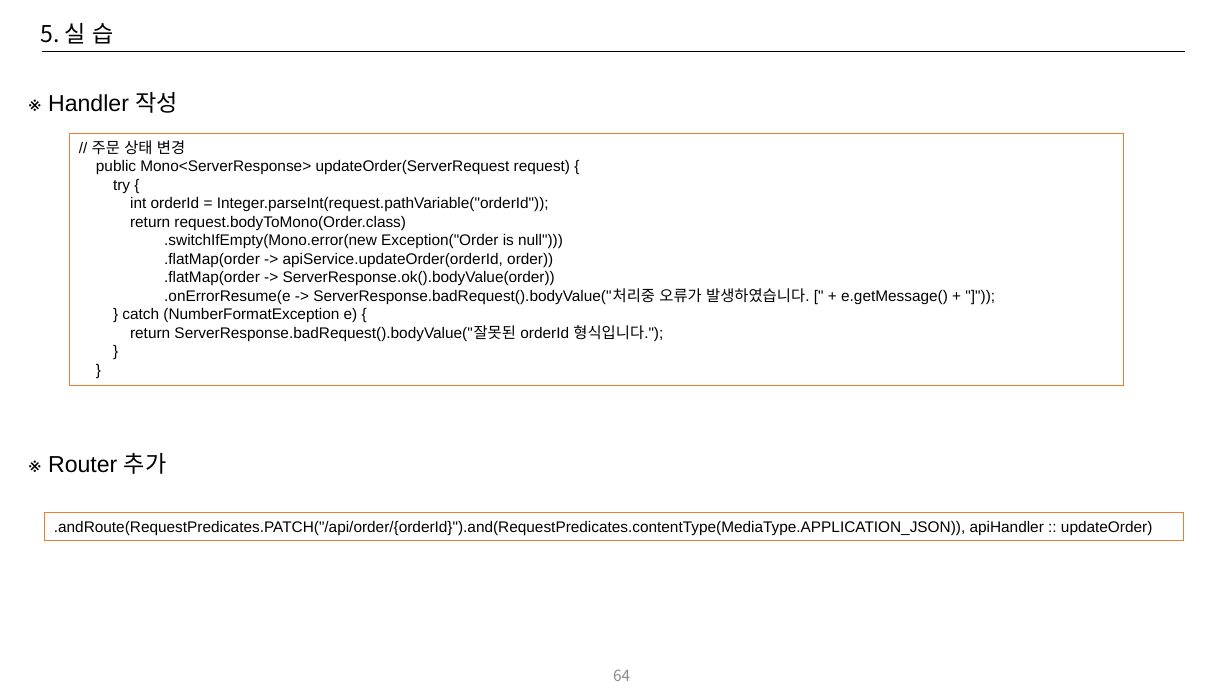
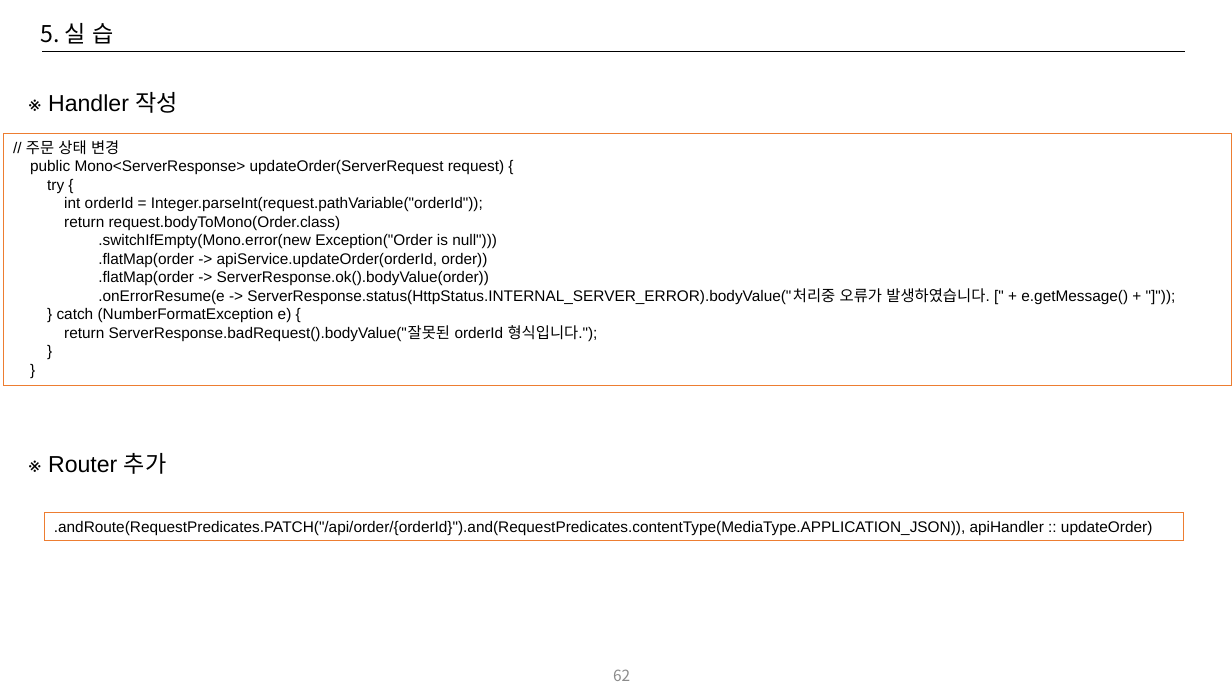
Before and after one commit to CYEOL2/webflux_example, a slide deck: slide 62 of doc/Reactive Programing 교육자료_20250714_v02.pptx (slide 64 before the commit). Drawn at 1232x693 pixels with LibreOffice and Linux fonts; fonts in the diff are those of the drawing. Boxes give left, top, right and bottom in pixels: in the first picture for what was removed or moved away, otherwise in the second. Text is boxed around its words. In the diff, an @@ line names an element or a change of style, - is before the commit and + after.

```diff
--- a/doc/Reactive Programing 교육자료_20250714_v02.pptx
+++ b/doc/Reactive Programing 교육자료_20250714_v02.pptx
@@ rectangle "// 주문 상태 변경" resized from (x1=70, y1=133, x2=1124, y2=385) to (x1=4, y1=133, x2=1232, y2=385) @@
@@ text in rectangle at (x1=98, y1=288, x2=1128, y2=304): text changed @@
-.onErrorResume(e -> ServerResponse.badRequest().bodyValue("처리중 오류가 발생하였습니다. [" + e.getMessage() + "]"));
+.onErrorResume(e -> ServerResponse.status(HttpStatus.INTERNAL_SERVER_ERROR).bodyValue("처리중 오류가 발생하였습니다. [" + e.getMessage() + "]"));
@@ page number at (x1=613, y1=669, x2=630, y2=681): text changed @@
-64
+62
```
Also in this commit, not shown: 16 other slides changed, 3 slides added, 2 slides removed, 4 other files.
